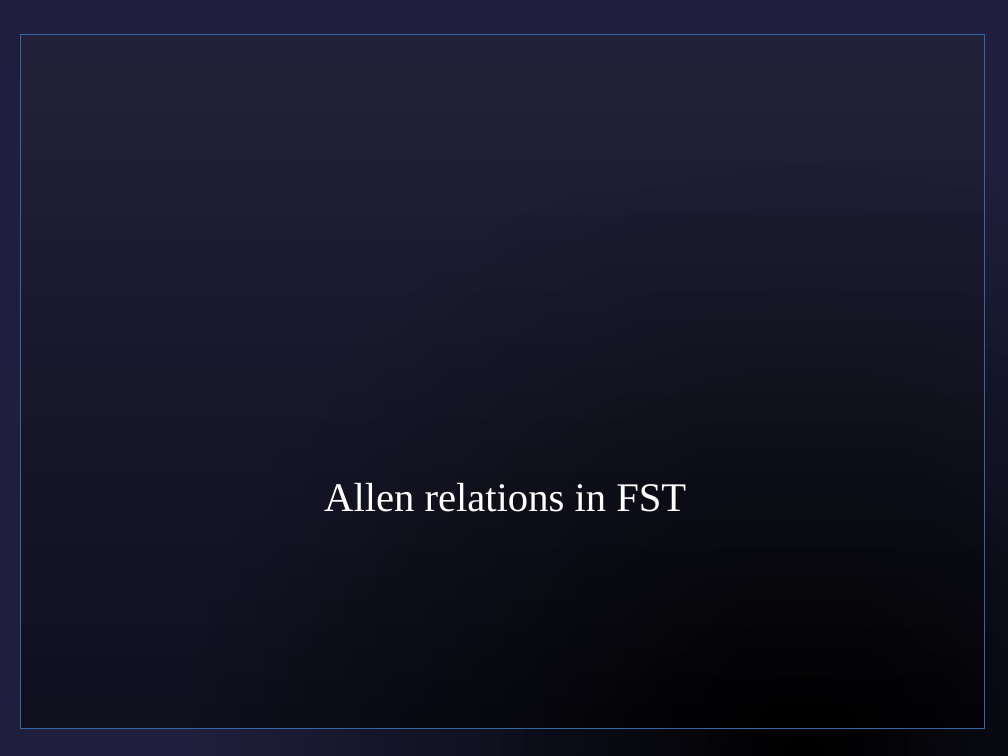
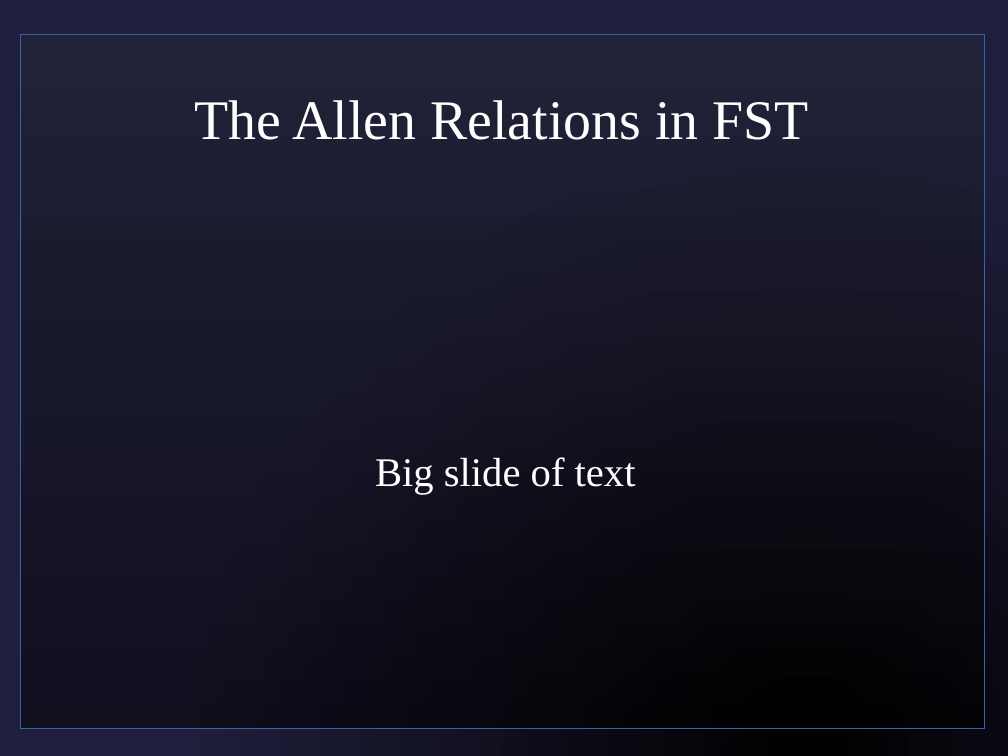
Before and after one commit to sjf/eventlogic, a slide deck: slide 17 of pres1.odp (slide 9 before the commit). Drawn at 1008x756 pixels with LibreOffice and Linux fonts; fonts in the diff are those of the drawing; background and template pictures are left out. Boxes give left, top, right and bottom in pixels: in the first picture for what was removed or moved away, otherwise in the second. Text is boxed around its words. In the diff, an @@ line names an element or a change of style, - is before the commit and + after.

```diff
--- a/pres1.odp
+++ b/pres1.odp
@@ title added at (x1=195, y1=100, x2=809, y2=140), 44 pt, text #FFFFFF @@
+The Allen Relations in FST
@@ subtitle at (x1=375, y1=457, x2=636, y2=495): text changed @@
-Allen relations in FST
+Big slide of text
```
Also in this commit, not shown: 9 other slides changed, 13 slides added, 2 slides removed, 2 other files.
